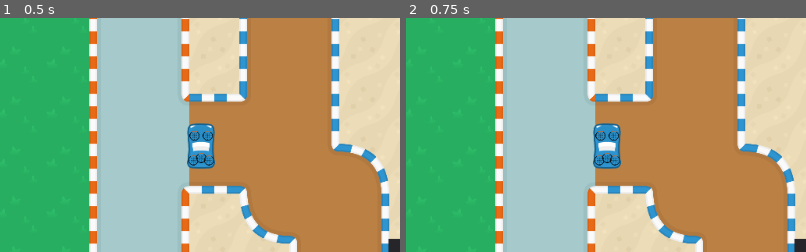
Above: before the commit, frames 1-2 (left to right).
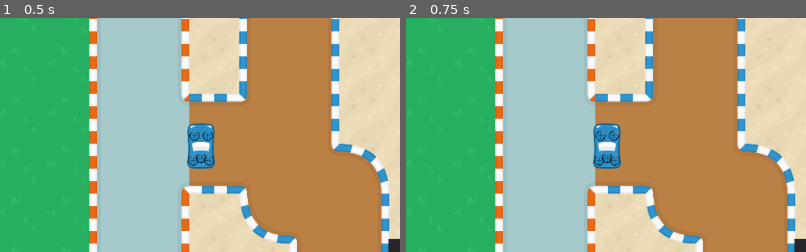
Above: after the commit, the same moments.

Repository: realtradam/optimal-direction
Game: Godot game, scene res://World.tscn
Two runs of this game, one before a commit and one after it. Both use one fixed random seed, a clock stepped at 60 frames per second and the inputs below.
Inputs:
- Up to frame 1 (0.5 s): no input
- Up to frame 2 (0.75 s): tap Enter at 0.5 s; hold D (steer_right) from 0.53 s (still down); hold Shift (grip) from 0.53 s (still down)
The pictures show only the part of the screen within x 25-75%, y 23-73%; the shares and areas given below are measured in that part.

Frame 1 is identical in both runs. In frame 2, less than 0.1% of the frame differs, in the area x 47-54%, y 47-53%.

Commit message:
made steering based on actual wheel angle

Diff:
--- a/Racing-Game/4WheelCar/4WheelCar.tscn
+++ b/Racing-Game/4WheelCar/4WheelCar.tscn
@@ -5,7 +5,6 @@
 [ext_resource path="res://4WheelCar/Weight/WeightCreation.gd" type="Script" id=4]
 [ext_resource path="res://4WheelCar/CarProperties.gd" type="Script" id=6]
 [ext_resource path="res://4WheelCar/Wheels/WheelCreation.gd" type="Script" id=9]
-
 
 [sub_resource type="RectangleShape2D" id=1]
 extents = Vector2( 35.7301, 58.1399 )
--- a/Racing-Game/4WheelCar/CarProperties.gd
+++ b/Racing-Game/4WheelCar/CarProperties.gd
@@ -8,9 +8,6 @@
 
 var hp = 4.0
 var acceleration = 5
-# Declare member variables here. Examples:
-# var a = 2
-# var b = "text"
 
 
 # Called when the node enters the scene tree for the first time.
--- a/Racing-Game/4WheelCar/Weight/Weight.tscn
+++ b/Racing-Game/4WheelCar/Weight/Weight.tscn
@@ -2,7 +2,6 @@
 
 [ext_resource path="res://4WheelCar/Weight/Weight.gd" type="Script" id=1]
 [ext_resource path="res://Art(non-orig)/crosshair(isorig).png" type="Texture" id=2]
-
 
 [sub_resource type="RectangleShape2D" id=1]
 
--- a/Racing-Game/4WheelCar/Wheels/BackWheel.gd
+++ b/Racing-Game/4WheelCar/Wheels/BackWheel.gd
@@ -18,13 +18,14 @@
 	velocity = measure_velocity()
 	#---
 	set_rotation(carAngle)
+	wheelAngle = get_transform().get_rotation()
 
 	isSkid = Input.is_action_pressed("grip")
 
 	if Input.is_action_pressed("grip") || Input.is_action_pressed("brake"):
 		nullStrength += max(5,velocity/7)
 	else:
-		nullStrength += 1
+		nullStrength += 5
 
 	#Braking
 	setBrake(0)
--- a/Racing-Game/4WheelCar/Wheels/FrontWheel.gd
+++ b/Racing-Game/4WheelCar/Wheels/FrontWheel.gd
@@ -26,7 +26,6 @@
 	velAngle = atan2(velVector.y,velVector.x)
 	isForward = is_forward()
 	#---
-	set_rotation(carAngle)
 
 	isSkid = Input.is_action_pressed("grip")
 
@@ -34,17 +33,24 @@
 	if Input.is_action_pressed("grip") || Input.is_action_pressed("brake"):
 		nullStrength += max(5,velocity/7)
 	else:
-		nullStrength += 1
+		nullStrength += 4
 
 	#Braking
 	setBrake(0)
-	null_slide(nullStrength,delta)
 
 	#Steering
-	if Input.is_action_pressed("steer_left"):
-		apply_central_impulse(steerDamp*Vector2(0,steer_curve(steerSplitA, steerSplitB, steerHeight, steerLimit,steerMinimum)).rotated(steer_angle())*delta*5000)
-	if Input.is_action_pressed("steer_right"):
-		apply_central_impulse(steerDamp*Vector2(0,-steer_curve(steerSplitA, steerSplitB, steerHeight, steerLimit,steerMinimum)).rotated(steer_angle())*delta*5000)
+	#if pressing one button, or the other, but not both(xor)
+	if !(Input.is_action_pressed("steer_left") && Input.is_action_pressed("steer_right")) and (Input.is_action_pressed("steer_left") || Input.is_action_pressed("steer_right")):
+		if Input.is_action_pressed("steer_left"):
+			set_rotation(carAngle-deg2rad(45))
+			nullStrength += 0
+		if Input.is_action_pressed("steer_right"):
+			set_rotation(carAngle+deg2rad(45))
+			nullStrength += 0
+	else:
+		set_rotation(carAngle)
+	wheelAngle = get_transform().get_rotation()
+	null_slide(nullStrength,delta)
 
 #returns the angle the car is facing, relative to the direction it is moving
 func steer_angle():
--- a/Racing-Game/4WheelCar/Wheels/Wheel.gd
+++ b/Racing-Game/4WheelCar/Wheels/Wheel.gd
@@ -4,7 +4,8 @@
 var velVector #What direction the car is moving
 var velUnitVector #Direction vector, but in a single unit(no magnitude)
 var velAngle #The angle of the velocity(relative to world)
-var carAngle #The angle to car is facing(relative to world)
+var carAngle #The angle the car is facing(relative to world)
+var wheelAngle #the angle the wheel is facing(relative to world)
 var nullStrength #sums up all sources of null to here
 var isSkid = false #this one is used when user presses shift. Initially called in this function
 
@@ -41,7 +42,7 @@
 	#strength is how strong you would like the nullify to be
 	#higher is less sliding/drifting
 	var movementUnitVector = get_linear_velocity().normalized()#the direction of the velocity
-	var directionAngle = carAngle + (PI/2.0)#the angle the car is facing(relative to the world)
+	var directionAngle = wheelAngle + (PI/2.0)#the angle the car is facing(relative to the world)
 	var directionUnitVector = Vector2(cos(directionAngle),sin(directionAngle)).normalized()#the direction the car is facing
 	var nullify = directionUnitVector * movementUnitVector.dot(directionUnitVector)
 	wheelSlip = (-(movementUnitVector - nullify))*strength
